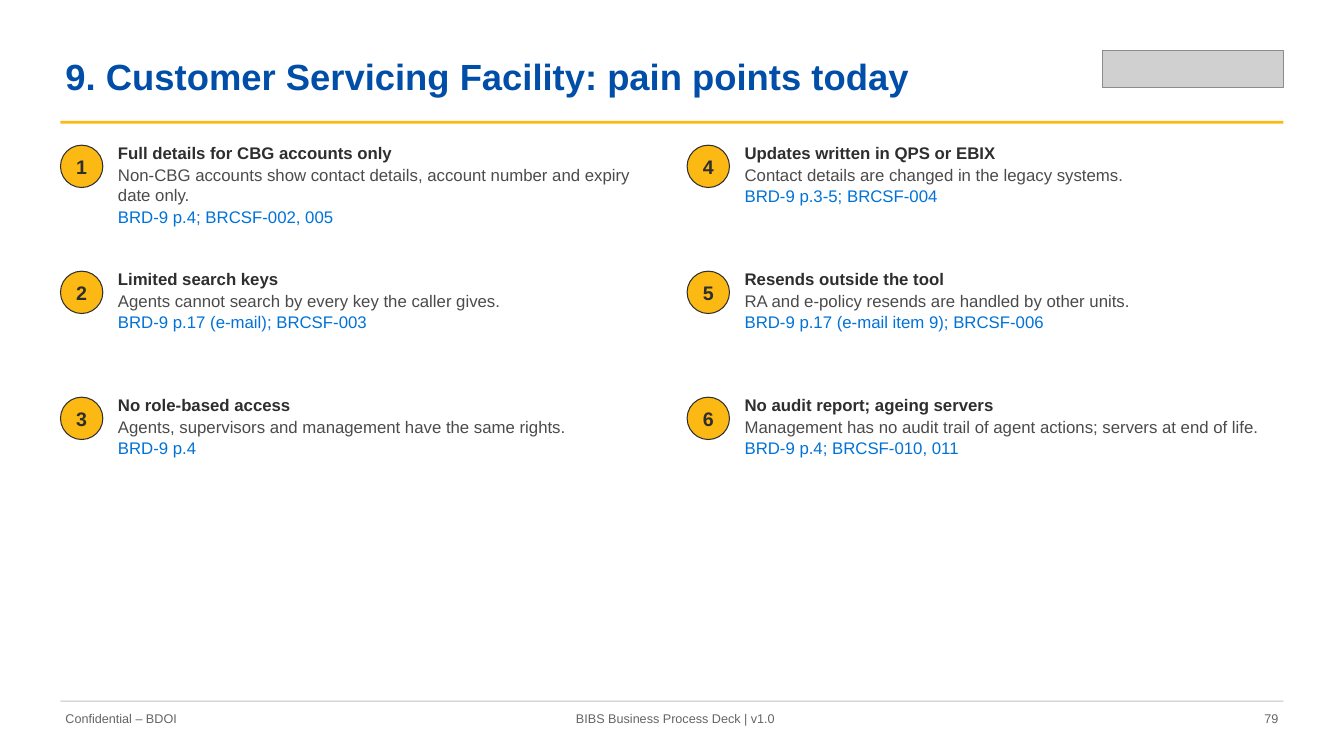
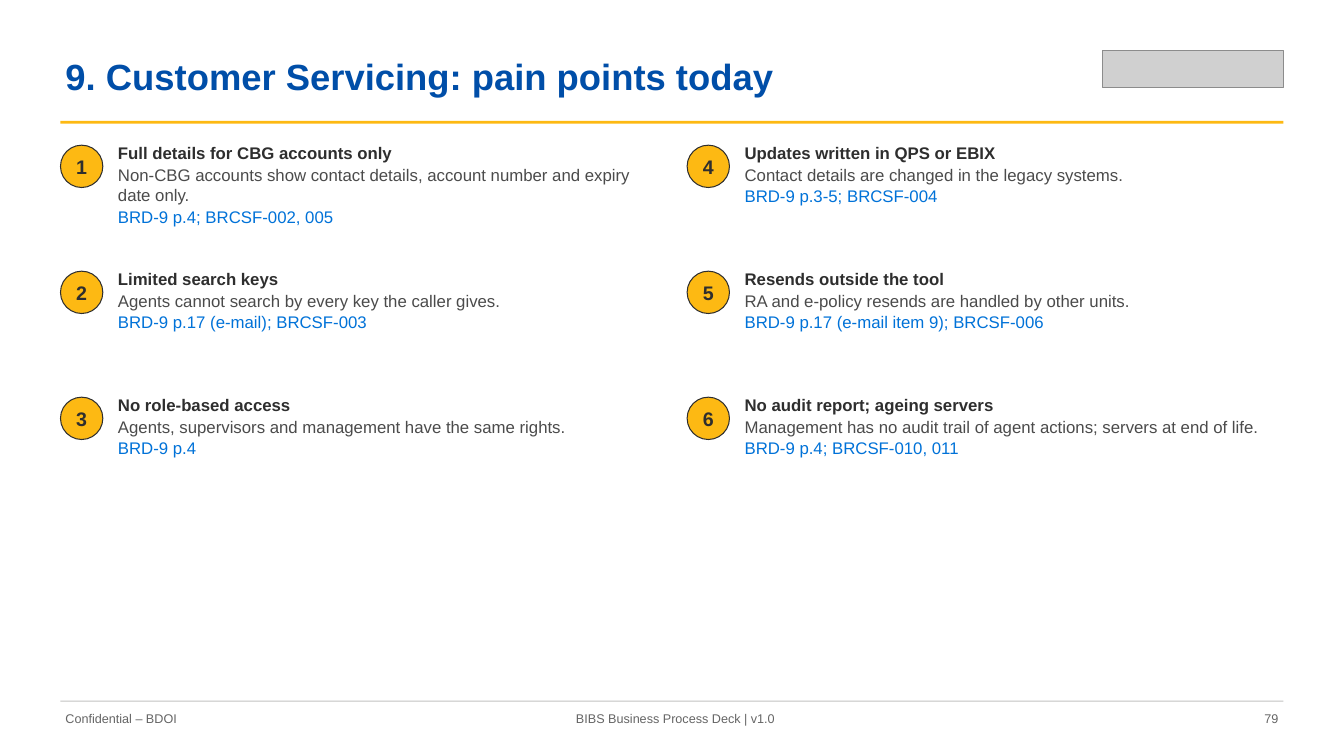
Before and after one commit to IortaTexhNXT-DEV/FinVerse, a slide deck: slide 79 of docs/deliverables/out/Decks/BIBS_Deck_BRD-00_Business_Process_AsIs_Envisioned_BestPractice_v1.0.pptx. Drawn at 1344x756 pixels with LibreOffice and Linux fonts; fonts in the diff are those of the drawing; grey boxes stand for pictures. Boxes give left, top, right and bottom in pixels: in the first picture for what was removed or moved away, otherwise in the second. Text is boxed around its words. In the diff, an @@ line names an element or a change of style, - is before the commit and + after.

```diff
--- a/docs/deliverables/out/Decks/BIBS_Deck_BRD-00_Business_Process_AsIs_Envisioned_BestPractice_v1.0.pptx
+++ b/docs/deliverables/out/Decks/BIBS_Deck_BRD-00_Business_Process_AsIs_Envisioned_BestPractice_v1.0.pptx
@@ text at (65, 63, 773, 97): text changed @@
-9. Customer Servicing Facility: pain points today
+9. Customer Servicing: pain points today
```
Also in this commit, not shown: 39 other slides changed, 11 other files.
